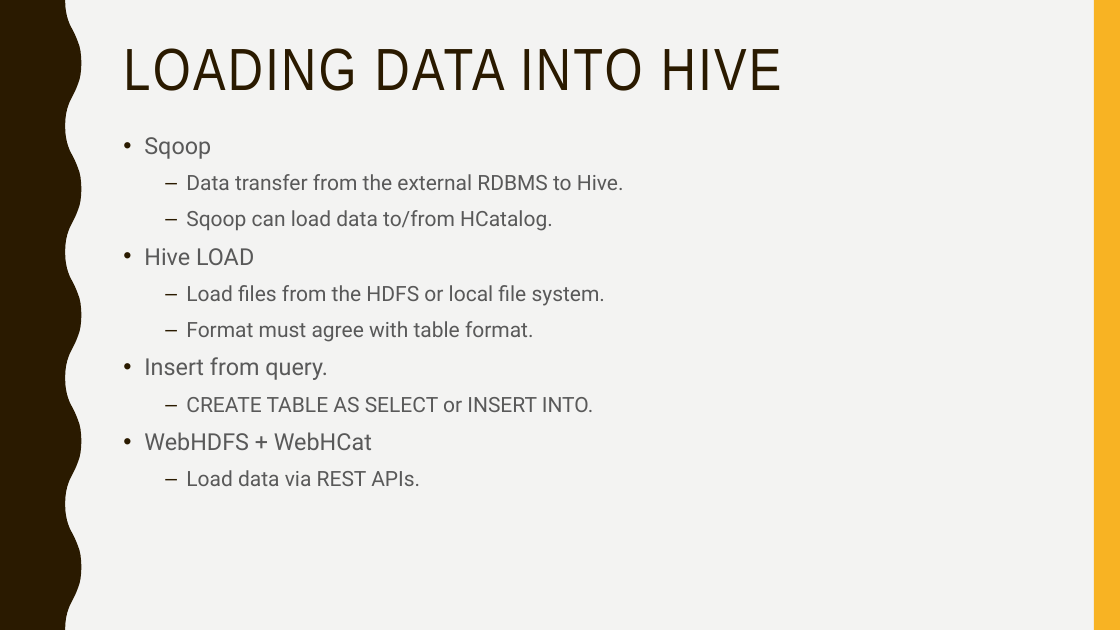
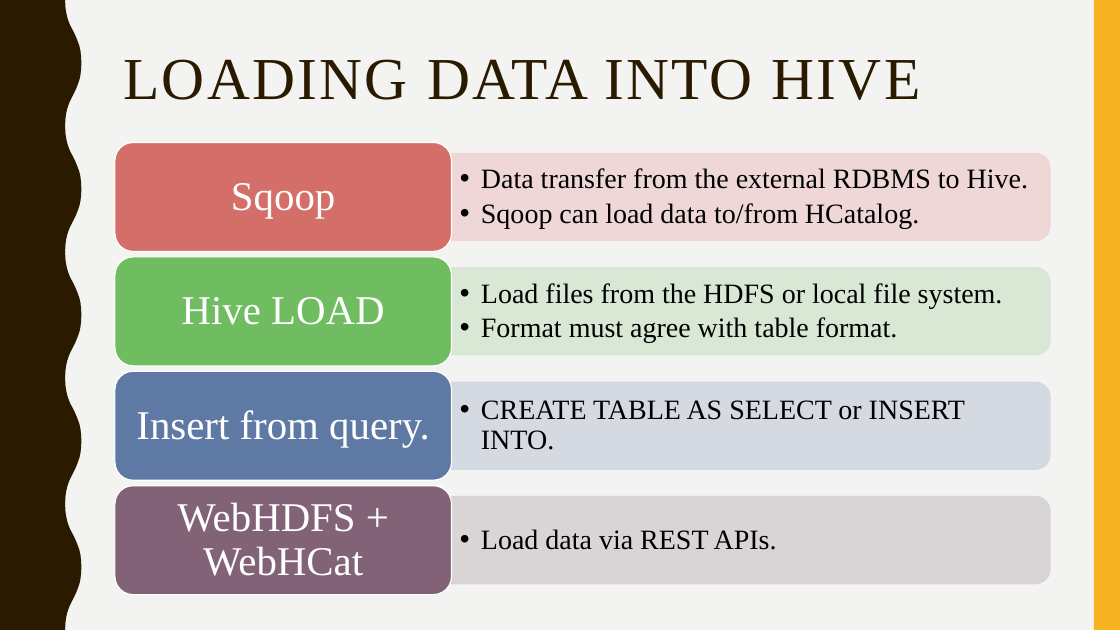
Before and after one commit to badisasairam/Hive, a slide deck: slide 28 of docs/HIVE.pptx. Drawn at 1120x630 pixels with LibreOffice and Linux fonts; fonts in the diff are those of the drawing. Boxes give left, top, right and bottom in pixels: in the first picture for what was removed or moved away, otherwise in the second. Text is boxed around its words. In the diff, an @@ line names an element or a change of style, - is before the commit and + after.

```diff
--- a/docs/HIVE.pptx
+++ b/docs/HIVE.pptx
@@ title "LOADING DATA INTO HIVE" moved from (x1=123, y1=48, x2=782, y2=91) to (x1=123, y1=59, x2=921, y2=100) @@
@@ title "LOADING DATA INTO HIVE" at (x1=123, y1=59, x2=921, y2=100): font Arial Narrow to Times New Roman; vertical alignment top to middle @@
@@ text removed at (x1=144, y1=137, x2=624, y2=486) @@
-• Sqoop
-  – Data transfer from the external RDBMS to Hive.
-  – Sqoop can load data to/from HCatalog.
-• Hive LOAD
-  – Load files from the HDFS or local file system.
-  – Format must agree with table format.
-• Insert from query.
-  – CREATE TABLE AS SELECT or INSERT INTO.
-• WebHDFS + WebHCat
-  – Load data via REST APIs.
@@ group added at (x1=115, y1=143, x2=1050, y2=595): 8 texts, 4 round same rects, 4 rounded rectangles @@
+  • Data transfer from the external RDBMS to Hive.
+  • Sqoop can load data to/from HCatalog.
+Sqoop
+  • Load files from the HDFS or local file system.
+  • Format must agree with table format.
+Hive LOAD
+  • CREATE TABLE AS SELECT or INSERT INTO.
+Insert from query.
+  • Load data via REST APIs.
+WebHDFS + WebHCat
```
Also in this commit, not shown: 34 other slides changed, 1 slide added.
